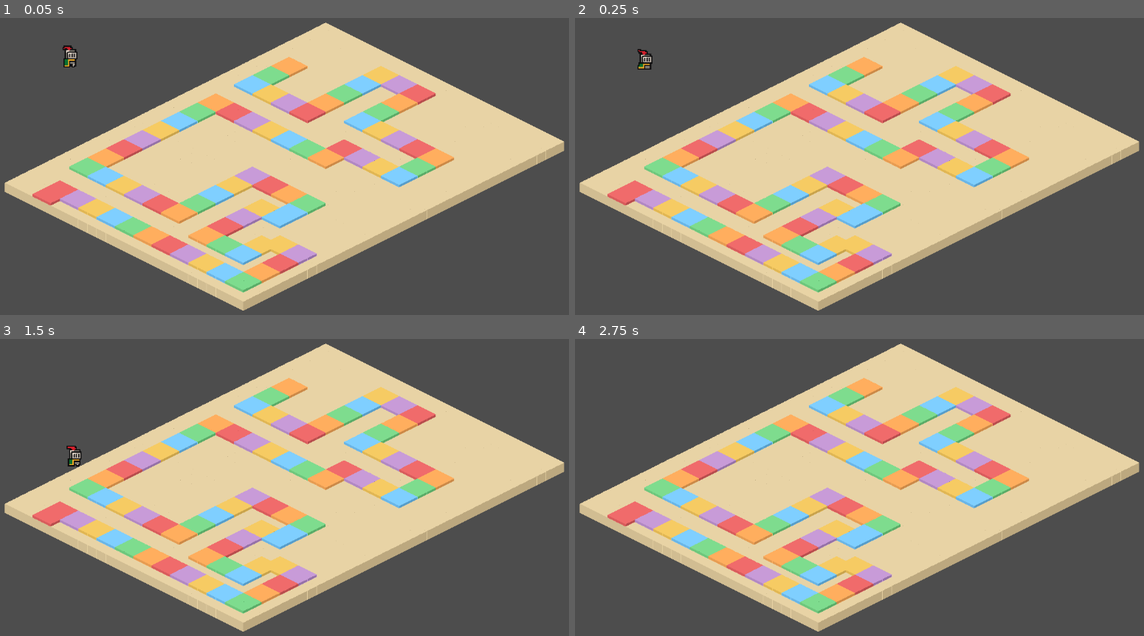
Above: before the commit, frames 1-4 (two rows, left to right).
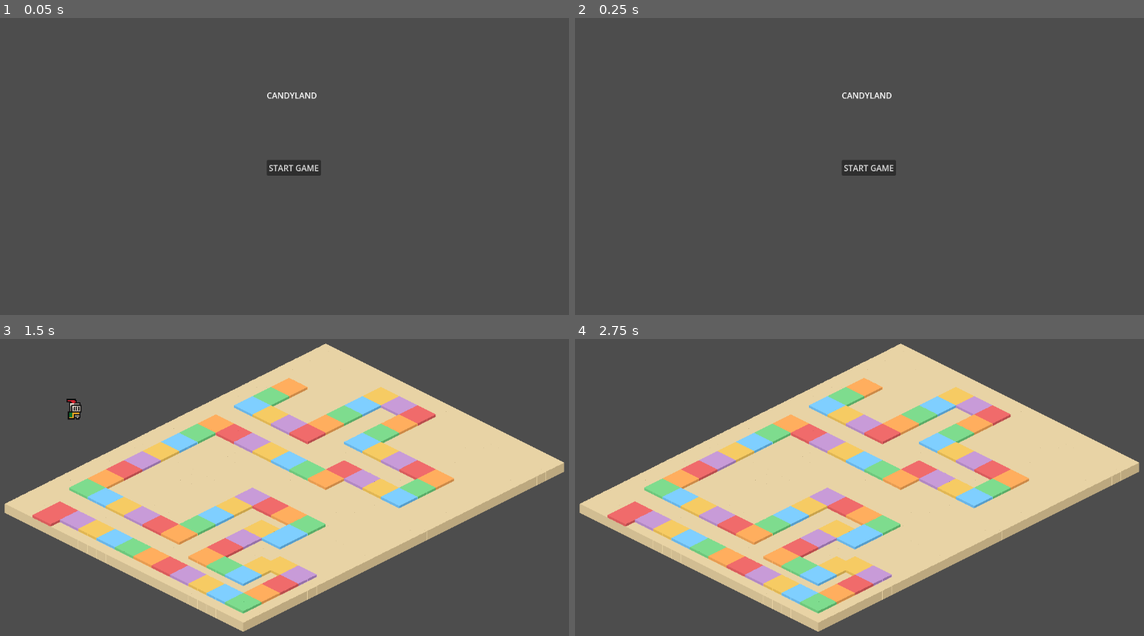
Above: after the commit, the same moments.

Repository: EthanConville/CS4361-Project
Game: Godot game, scene res://scenes/StartGame.tscn
The game is run twice, just before and just after one commit, with the same random seed, the same clock (stepped at 60 frames per second) and the same inputs. Before the commit the project starts from res://scenes/Game.tscn.
Inputs (mouse positions are in pixels of both pictures, inside the frame that each line leads up to):
- Up to frame 1 (0.05 s): no input
- Up to frame 2 (0.25 s): no input
- Up to frame 3 (1.5 s): click (295, 487) at 0.5 s, where only the run after the commit has a clickable "START GAME"; tap Enter (ui_accept) at 1.25 s; hold Right (ui_right) from 1.28 s (still down)
- Up to frame 4 (2.75 s): keep holding Right (ui_right); tap Enter (ui_accept) at 1.52, 2.27 s

The runs differ from the first frame. In frame 1, 48% of the frame differs, in the area x 0-100%, y 1-99%; in frame 2, 48%; in frame 3, 0.3%; in frame 4, nothing differs.

Commit message:
added game start scene

Diff:
--- a/project.godot
+++ b/project.godot
@@ -11,7 +11,7 @@
 [application]
 
 config/name="CS4361 Project"
-run/main_scene="uid://dxqufae6j4qcn"
+run/main_scene="uid://cge6b3xgog70h"
 config/features=PackedStringArray("4.4", "Forward Plus")
 config/icon="res://icon.svg"
 
--- /dev/null
+++ b/scenes/StartGame.tscn
@@ -0,0 +1,30 @@
+[gd_scene load_steps=2 format=3 uid="uid://cge6b3xgog70h"]
+
+[ext_resource type="Script" uid="uid://4564op2ec35f" path="res://scripts/start_game.gd" id="1_gog4b"]
+
+[node name="Control" type="Control"]
+layout_mode = 3
+anchors_preset = 0
+offset_right = 40.0
+offset_bottom = 40.0
+script = ExtResource("1_gog4b")
+
+[node name="Label" type="Label" parent="."]
+layout_mode = 0
+offset_left = 537.0
+offset_top = 163.0
+offset_right = 635.0
+offset_bottom = 186.0
+text = "CANDYLAND"
+horizontal_alignment = 1
+
+[node name="Button" type="Button" parent="."]
+layout_mode = 0
+offset_left = 537.0
+offset_top = 301.0
+offset_right = 643.0
+offset_bottom = 332.0
+action_mode = 0
+text = "START GAME"
+
+[connection signal="pressed" from="Button" to="." method="_on_button_pressed"]
--- /dev/null
+++ b/scripts/start_game.gd
@@ -0,0 +1,4 @@
+extends Control
+
+func _on_button_pressed():
+	get_tree().change_scene_to_file("res://scenes/GameBoard.tscn")
Not shown: 2 places in scenes/GameBoard.tscn that only renumber resources
Not shown, added: scripts/start_game.gd.uid
